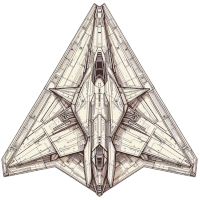
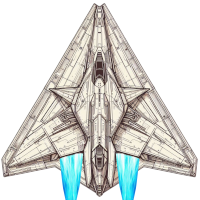
Layered file, before and after one edit (200 × 200). Changes by layer:
added layer "New Layer #1" above "New Layer" over [59, 153, 140, 200]
